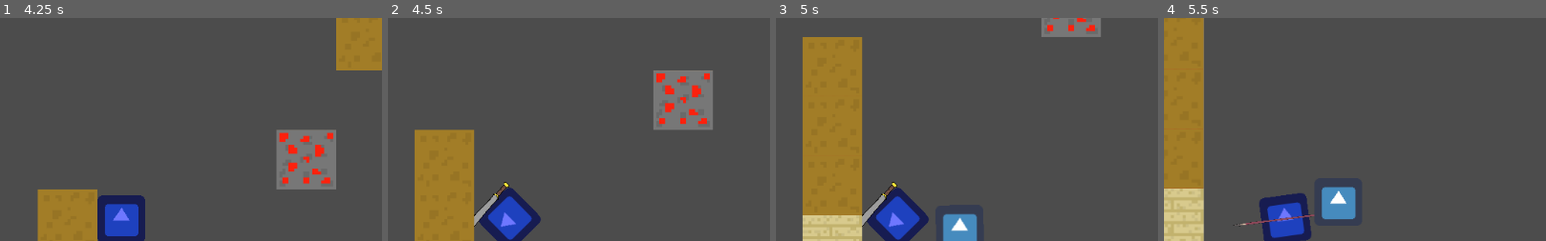
Above: before the commit, frames 1-4 (left to right).
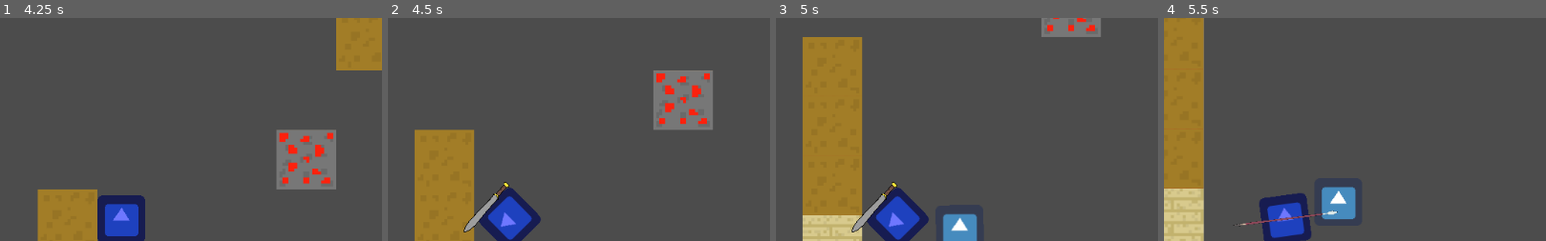
Above: after the commit, the same moments.

Repository: hamzasclone2/untitled-pokemon-game
Game: Godot game, scene res://Game/UI/Screens/MainMenu.tscn
Same seed, same stepped clock (60 frames per second), same inputs: the game is played once before the commit and once after it. The engine's default icon, where the game draws it, is replaced by a stand-in: a white triangle on a blue panel in a dark square.
Inputs (mouse positions are % of the whole screen's width and height, from its top left):
- Up to frame 1 (4.25 s): click "Play" at 0.5 s; tap Enter (ui_accept) at 1.25, 2.27, 2.3, 2.57, 3.77, 3.8, 4.07 s; move the mouse to (45, 70) at 1.27 s; hold Enter (ui_accept) 1.28-2.03 s; hold W (up) 1.28-2.78 s; move the mouse to (80, 65) at 2.02 s; click (80, 65) at 2.1 s; move the mouse to (20, 35) at 2.77 s; hold Enter (ui_accept) 2.78-3.53 s; hold A (left) from 2.78 s (still down); tap Mouse wheel down (scrollWheelDown) at 2.85 s; move the mouse to (55, 50) at 3.52 s; tap Mouse wheel up (scrollWheelUp) at 3.6 s
- Up to frame 2 (4.5 s): move the mouse to (35, 25) at 4.27 s; release A (left) at 4.28 s; hold S (down) from 4.28 s (still down); hold Enter (ui_accept) from 4.28 s (still down); tap 1 (slot 1) at 4.35 s
- Up to frame 3 (5 s): keep holding S (down); keep holding Enter (ui_accept)
- Up to frame 4 (5.5 s): move the mouse to (72, 45) at 5.02 s; release S (down) at 5.03 s; release Enter (ui_accept) at 5.03 s; hold D (right) from 5.03 s (still down); tap 2 (slot 2) at 5.1 s; tap Enter (ui_accept) at 5.27, 5.3 s
The pictures show only the part of the screen within x 34-84%, y 5-55%; the shares and areas given below are measured in that part.

Frame 1 is identical in both runs. In frame 2, 0.1% of the frame differs, in the area x 19-23%, y 88-97%; in frame 3, 0.1%; in frame 4, less than 0.1%.

Commit message:
"Press Space to Talk" now shows up when you can talk to an npc

Diff:
--- a/Game/Levels/Test.tscn
+++ b/Game/Levels/Test.tscn
@@ -9,9 +9,6 @@
 
 [node name="Test" type="Node2D"]
 script = ExtResource( 1 )
-
-[node name="Player" parent="." instance=ExtResource( 3 )]
-position = Vector2( 448.331, 386.492 )
 
 [node name="TileMap" parent="." instance=ExtResource( 4 )]
 tile_data = PoolIntArray( -327676, 1, 0, -327675, 1, 0, -327674, 1, 0, -327673, 1, 0, -327672, 12, 0, -327671, 12, 0, - …(985 unchanged characters)…
@@ -31,4 +28,7 @@
 position = Vector2( 767.38, 566 )
 rotation = -1.55618
 
+[node name="Player" parent="." instance=ExtResource( 3 )]
+position = Vector2( 448.331, 386.492 )
+
 [node name="UserInterface" parent="." instance=ExtResource( 2 )]
--- a/Game/Player/Player.gd
+++ b/Game/Player/Player.gd
@@ -9,6 +9,7 @@
 var weaponsIndex = 0
 var isAbleToTalk = false
 var npc
+onready var talkLabel = get_tree().root.get_node("Test/UserInterface/TalkLabel")
 
 func get_input():
 	if Input.is_action_just_pressed("click"):
@@ -85,8 +86,12 @@
 		sword.visible = false
 		bow.visible = false
 		spear.visible = false
-	if(isAbleToTalk and Input.is_action_pressed("ui_accept")):
-		npc.talk()
+
+	if(isAbleToTalk):
+		talkLabel.visible = true
+		if(Input.is_action_pressed("ui_accept")):
+			npc.talk()
+			talkLabel.visible = false
 
 
 
@@ -98,3 +103,4 @@
 
 func _on_Area2D_body_exited(body):
 	isAbleToTalk = false
+	talkLabel.visible = false
--- a/Game/Player/Player.tscn
+++ b/Game/Player/Player.tscn
@@ -5,11 +5,6 @@
 [ext_resource path="res://Game/Weapons/Sword.tscn" type="PackedScene" id=3]
 [ext_resource path="res://Game/Weapons/Bow.tscn" type="PackedScene" id=4]
 [ext_resource path="res://Game/Weapons/Spear.tscn" type="PackedScene" id=5]
-
-
-
-
-
 
 [sub_resource type="RectangleShape2D" id=1]
 extents = Vector2( 33.1815, 31.6009 )
@@ -46,9 +41,9 @@
 [node name="Camera2D" type="Camera2D" parent="."]
 current = true
 
-[node name="Area2D" type="Area2D" parent="."]
+[node name="TalkArea" type="Area2D" parent="."]
 
-[node name="CollisionShape2D" type="CollisionShape2D" parent="Area2D"]
+[node name="CollisionShape2D" type="CollisionShape2D" parent="TalkArea"]
 shape = SubResource( 2 )
-[connection signal="body_entered" from="Area2D" to="." method="_on_Area2D_body_entered"]
-[connection signal="body_exited" from="Area2D" to="." method="_on_Area2D_body_exited"]
+[connection signal="body_entered" from="TalkArea" to="." method="_on_Area2D_body_entered"]
+[connection signal="body_exited" from="TalkArea" to="." method="_on_Area2D_body_exited"]
--- a/Game/UI/UserInterface.tscn
+++ b/Game/UI/UserInterface.tscn
@@ -2,7 +2,23 @@
 
 [ext_resource path="res://Game/UI/DialoguePopup.tscn" type="PackedScene" id=1]
 
-
 [node name="UserInterface" type="CanvasLayer"]
 
 [node name="DialoguePopup" parent="." instance=ExtResource( 1 )]
+
+[node name="TalkLabel" type="Label" parent="."]
+visible = false
+anchor_left = 0.5
+anchor_top = 1.0
+anchor_right = 0.5
+anchor_bottom = 1.0
+margin_left = -512.0
+margin_top = -38.0416
+margin_right = -1.0
+margin_bottom = -24.0416
+rect_scale = Vector2( 2, 2 )
+text = "Press Space to Talk"
+align = 1
+__meta__ = {
+"_edit_use_anchors_": false
+}
